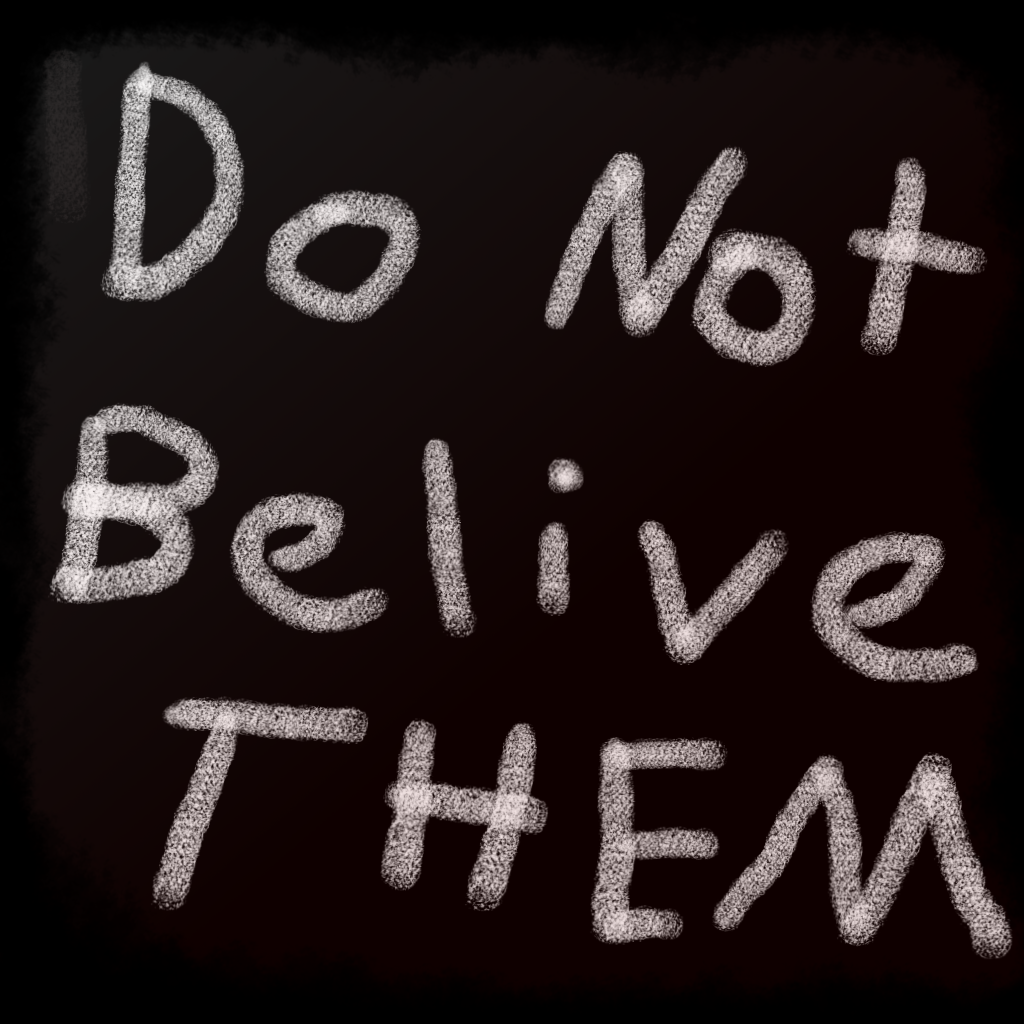
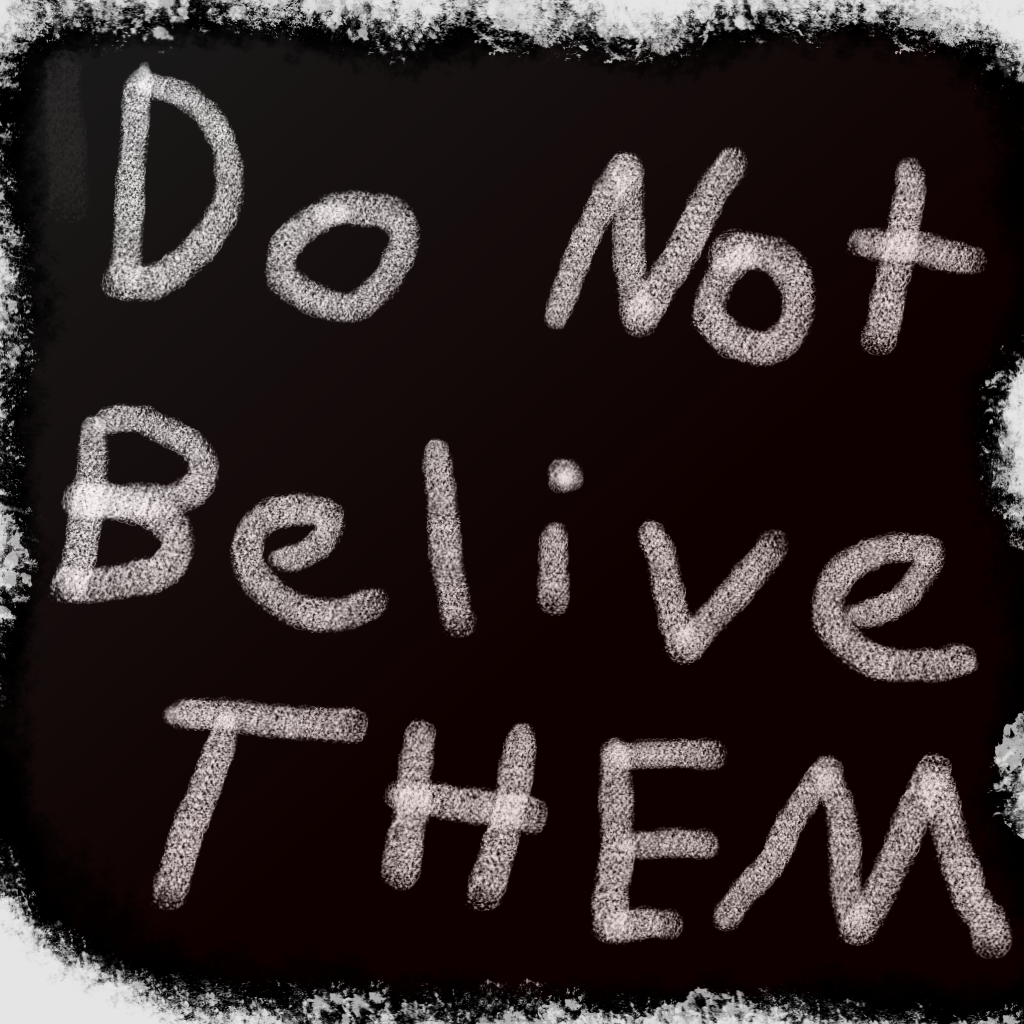
Two versions of the same layered image (1024×1024). Layer-by-layer changes:
added layer "Ebene #2" above "Hintergrund" over <box>0,0,1024,1024</box>
hid "Hintergrund" over <box>0,0,1024,1024</box>
